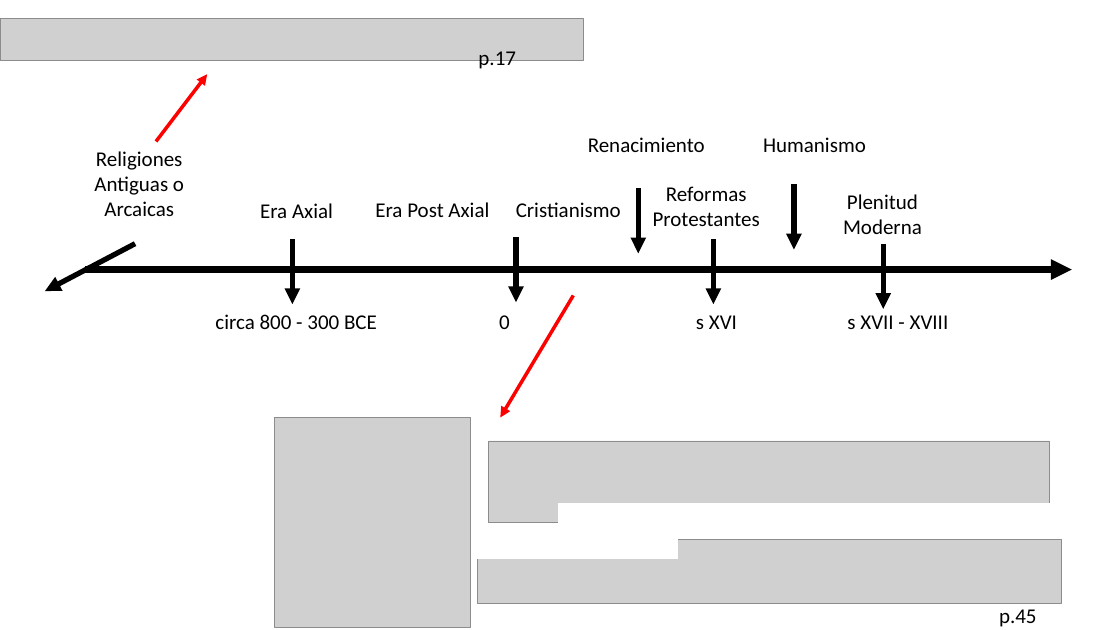
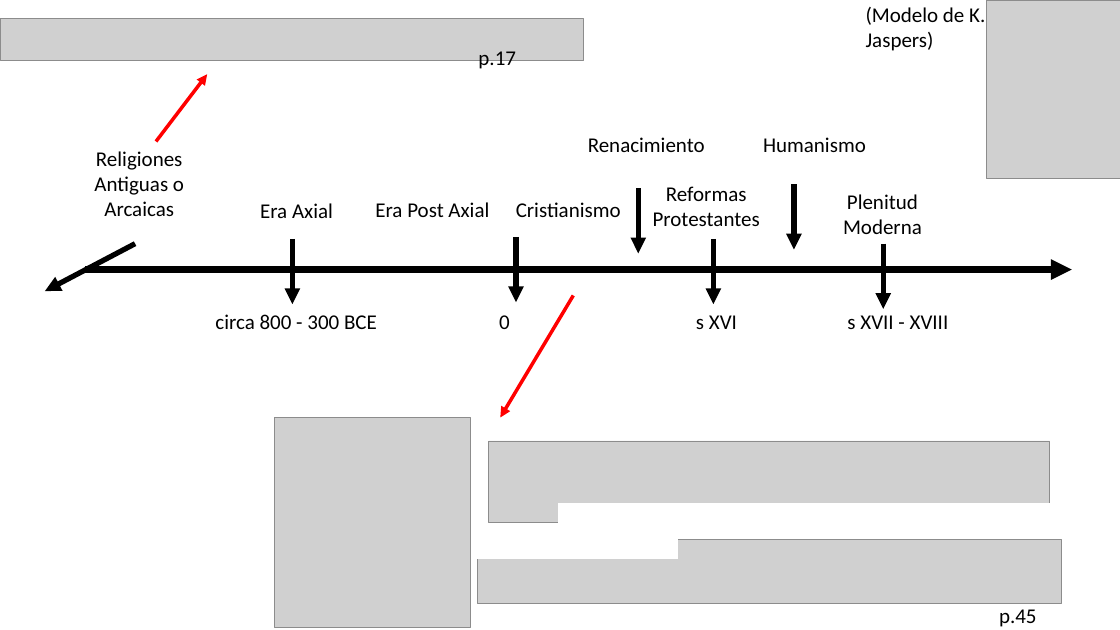
Before and after one commit to zaboltar/zaboltar.github.io, a slide deck: slide 3 of assets uarm/2023 2 UarmPCrit/Taylor - Era Secular 3 y 5.pptx. Drawn at 1120x630 pixels with LibreOffice and Linux fonts; fonts in the diff are those of the drawing; grey boxes stand for pictures. Boxes give left, top, right and bottom in pixels: in the first picture for what was removed or moved away, otherwise in the second. Text is boxed around its words. In the diff, an @@ line names an element or a change of style, - is before the commit and + after.

```diff
--- a/assets uarm/2023 2 UarmPCrit/Taylor - Era Secular 3 y 5.pptx
+++ b/assets uarm/2023 2 UarmPCrit/Taylor - Era Secular 3 y 5.pptx
@@ text added at [866, 7, 985, 51], 18 pt, text #000000 @@
+(Modelo de K. Jaspers)
@@ picture added at [986, 0, 1120, 178] @@
```
Also in this commit, not shown: 13 other slides changed, 1 slide added, 1 slide removed, 7 other files.
